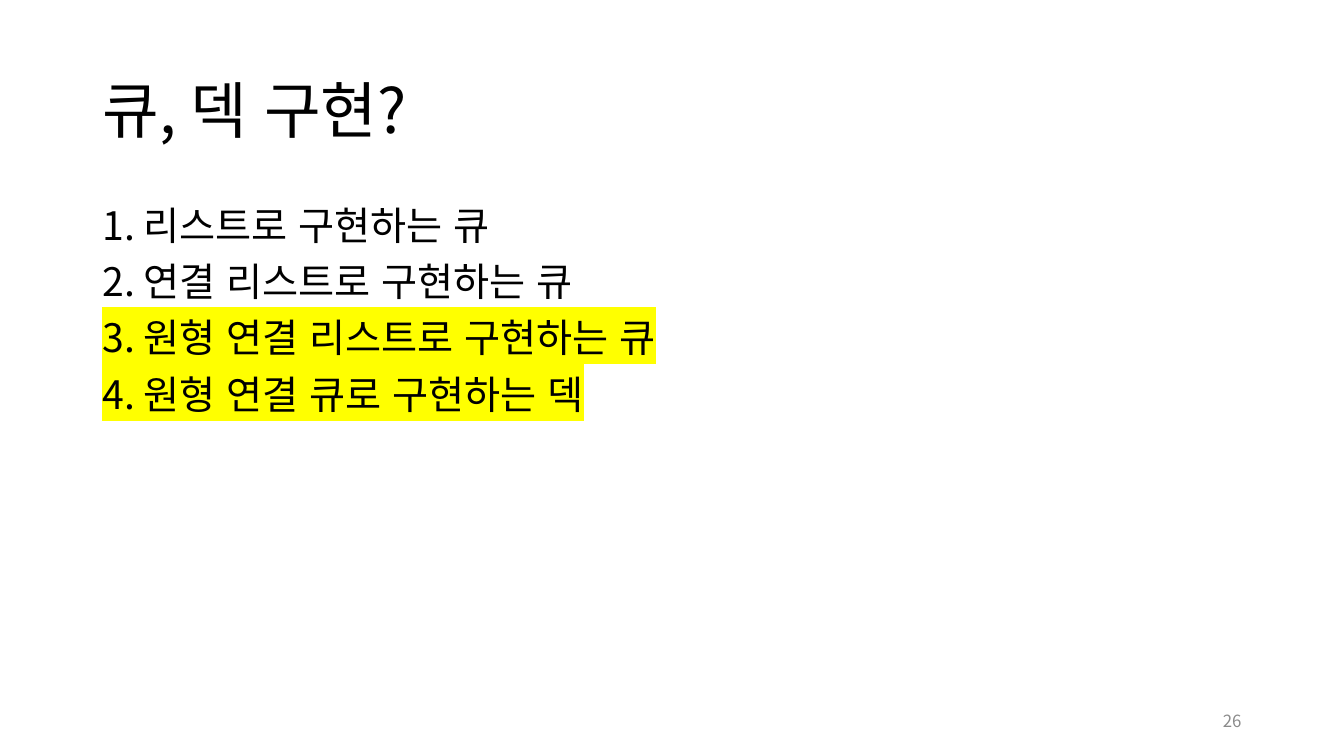
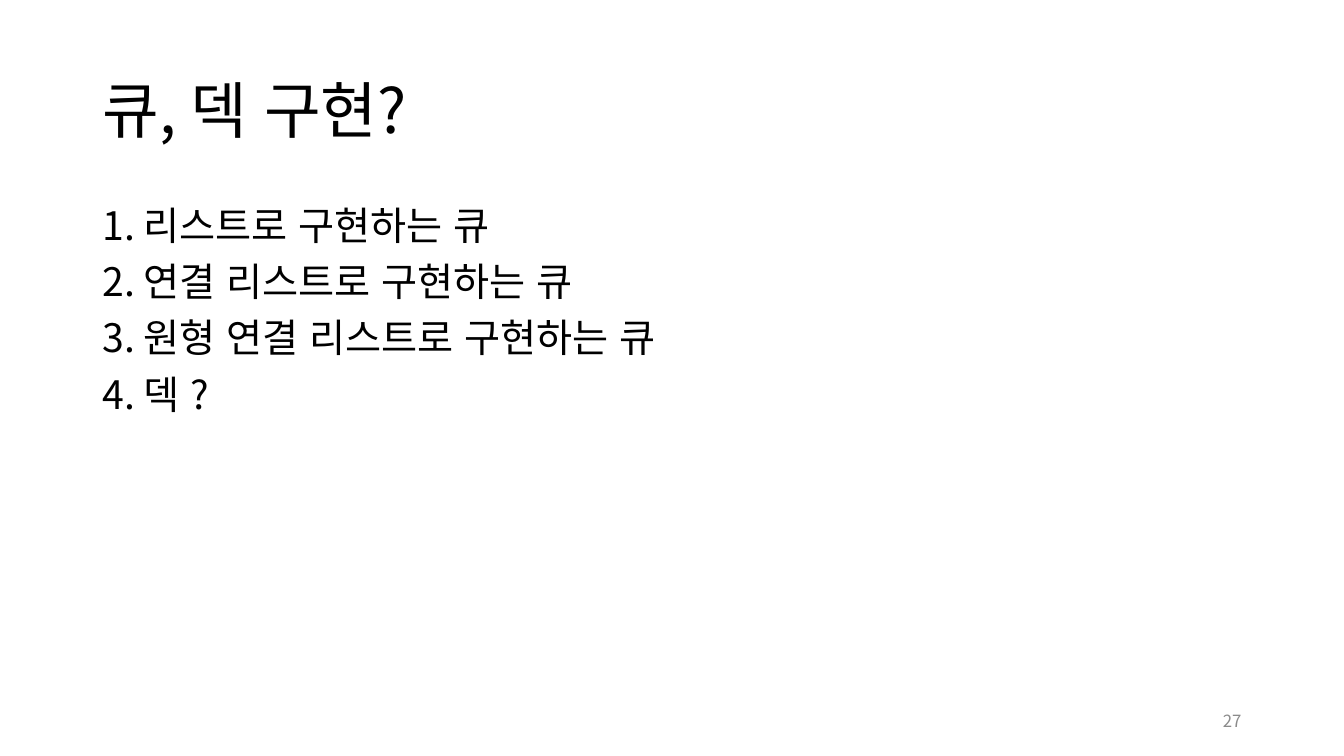
Before and after one commit to jm-kor-00/Seed_23-2nd, a slide deck: slide 27 of 1st/2학기_씨앗_1회.pptx (slide 26 before the commit). Drawn at 1344x756 pixels with LibreOffice and Linux fonts; fonts in the diff are those of the drawing. Boxes give left, top, right and bottom in pixels: in the first picture for what was removed or moved away, otherwise in the second. Text is boxed around its words. In the diff, an @@ line names an element or a change of style, - is before the commit and + after.

```diff
--- a/1st/2학기_씨앗_1회.pptx
+++ b/1st/2학기_씨앗_1회.pptx
@@ text at [102,319,656,355]: highlight #FFFF00 to none in "3. 원형 연결 리스트로 구현하는 큐" @@
@@ text at [102,376,180,412]: text changed @@
-4. 원형 연결 큐로 구현하는 덱
+4. 덱 ?
@@ page number at [1223,714,1242,727]: text changed @@
-26
+27
```
Also in this commit, not shown: 3 other slides changed, 9 slides added, 2 other files.
